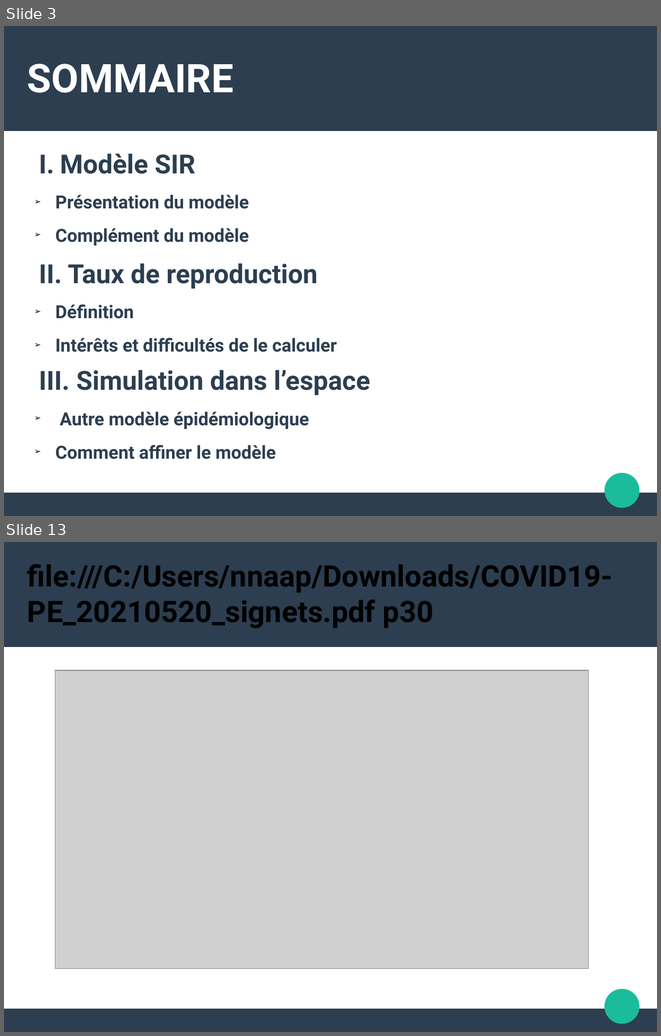
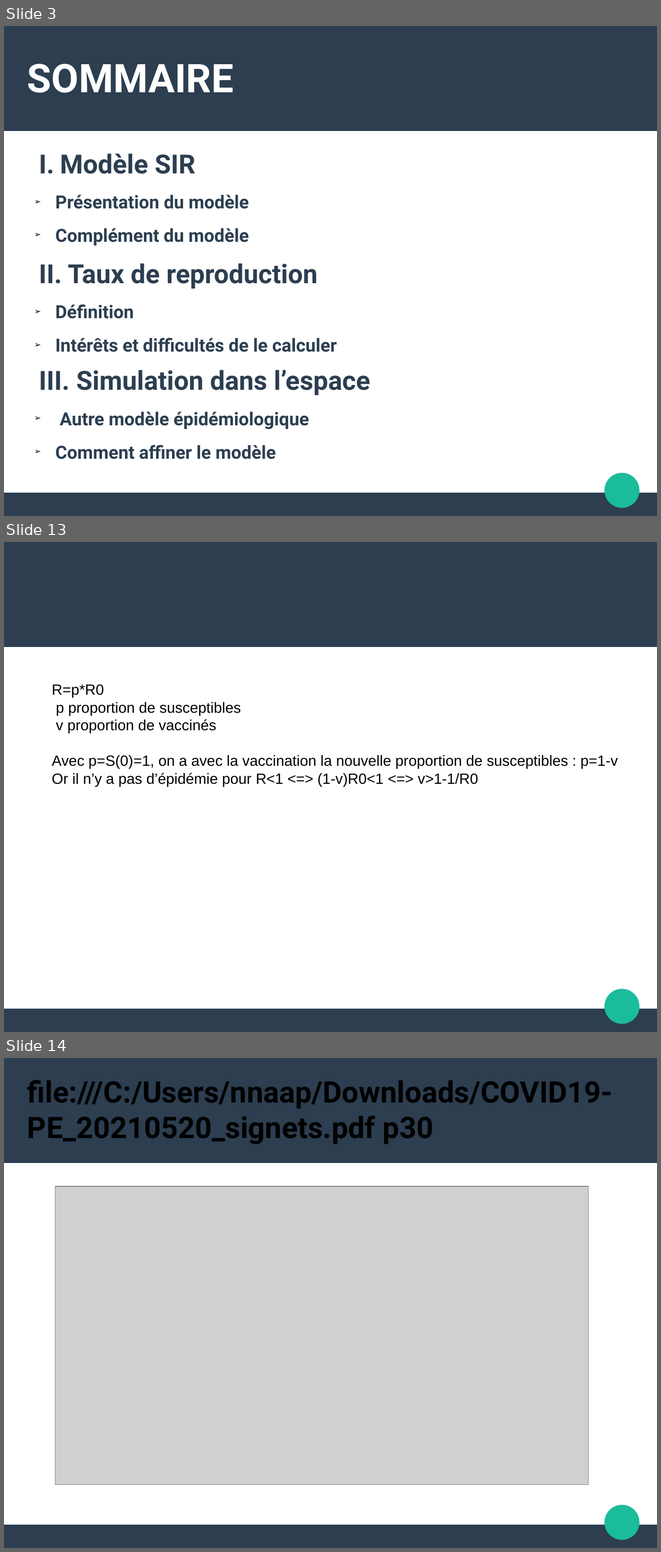
Before and after one commit to Alexia57/TIPE-2021-MP, a slide deck: Tipe_presentation.odp. Shown one above the other, each under a label of ours: slides 3 and 13 before the commit, slides 3, 13 and 14 after it; the slides between them are not shown. The pictures are 661x1036 and 661x1552 pixels, drawn with LibreOffice and Linux fonts; fonts in the diff are those of the drawing; grey boxes stand for pictures. Boxes give left, top, right and bottom in pixels: in the first picture for what was removed or moved away, otherwise in the second. Text is boxed around its words. In the diff, an @@ line names an element or a change of style, - is before the commit and + after.

```diff
--- a/Tipe_presentation.odp
+++ b/Tipe_presentation.odp
@@ slide 13 added at (4,542,657,1032), background #FFFFFF; not listed: 3 template elements that a slide beside it also shows @@
@@ text added at (52,684,618,786), 18 pt, text #000000 @@
+R=p*R0
+p proportion de susceptibles
+v proportion de vaccinés
+Avec p=S(0)=1, on a avec la vaccination la nouvelle proportion de susceptibles : p=1-v
+Or il n’y a pas d’épidémie pour R<1 <=> (1-v)R0<1 <=> v>1-1/R0
@@ what was slide 13 is now slide 14 @@
```
Also in this commit, not shown: 13 slides changed, 2 other files.
